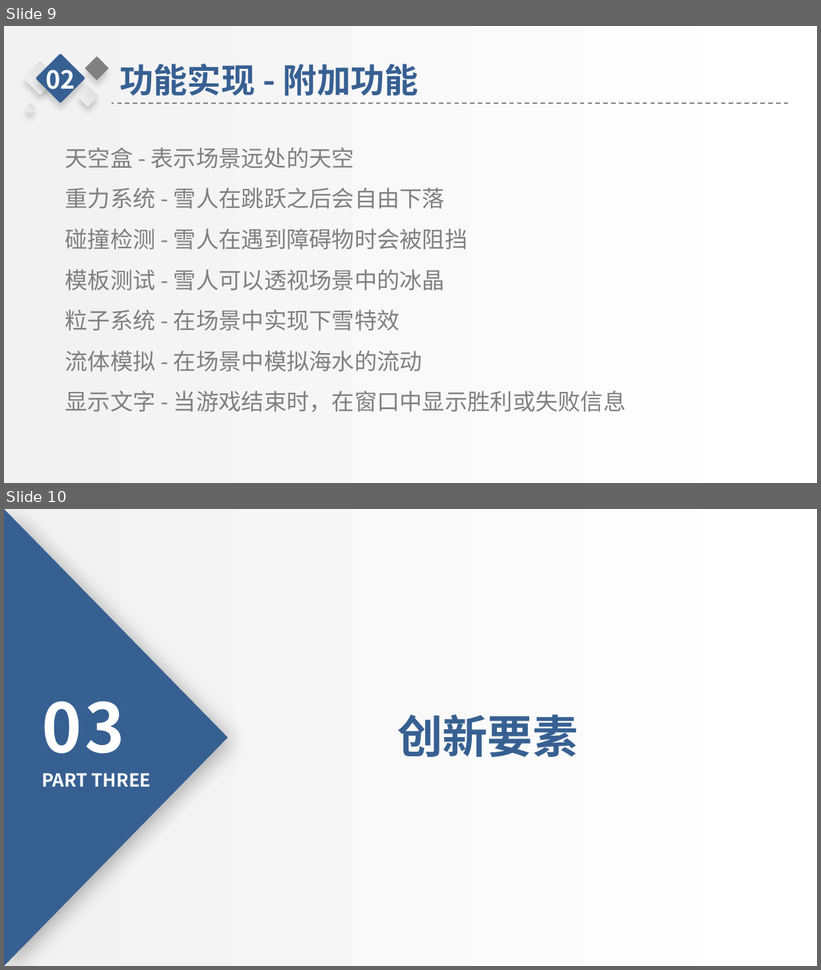
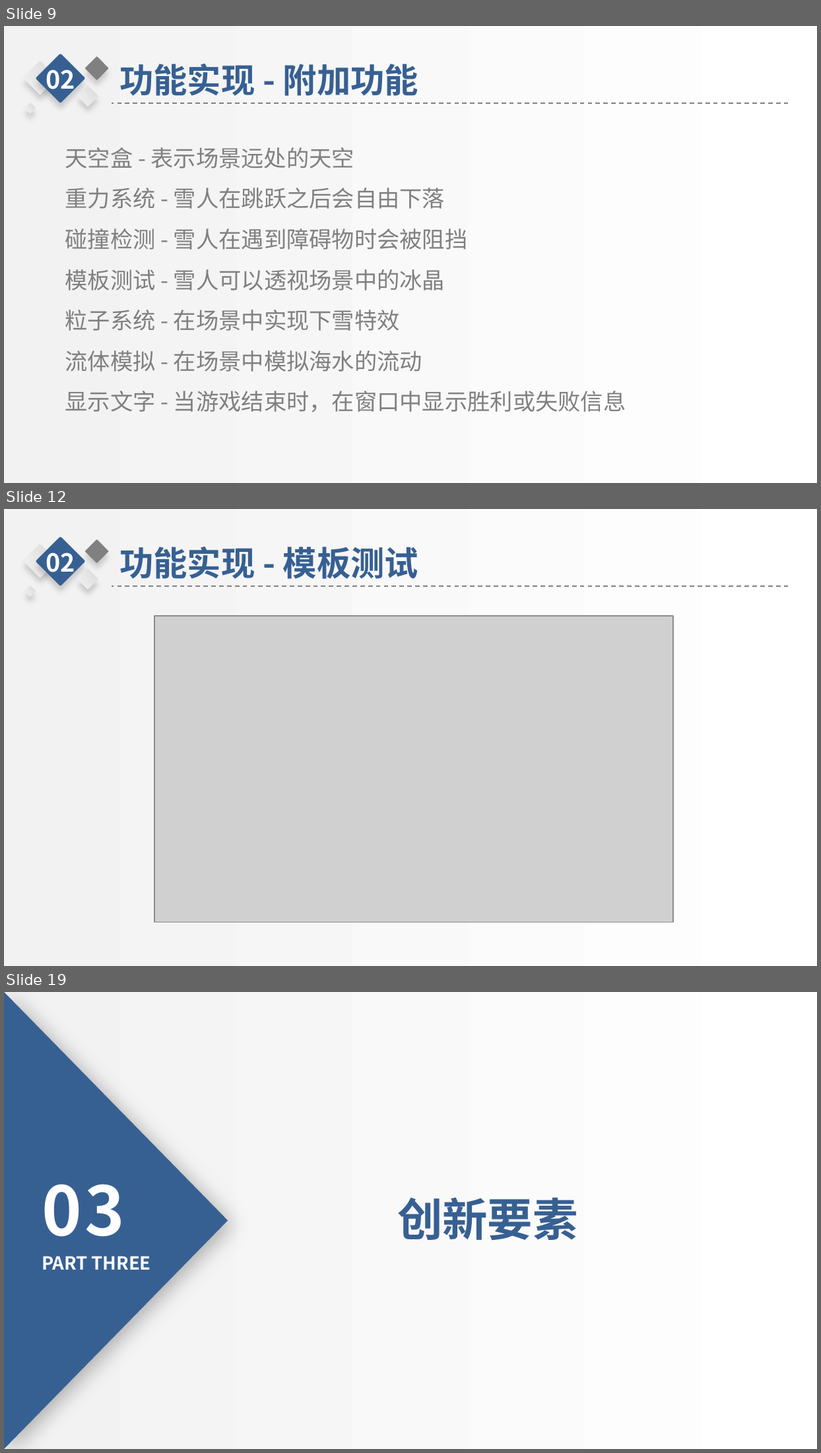
Before and after one commit to sysu-cg/Dashboard, a slide deck: FinalProject_v0/doc/期末展示.pptx. Shown one above the other, each under a label of ours: slides 9 and 10 before the commit, slides 9, 12 and 19 after it; the slides between them are not shown. The pictures are 821x970 and 821x1453 pixels, drawn with LibreOffice and Linux fonts; fonts in the diff are those of the drawing; grey boxes stand for pictures; background and template pictures are left out. Boxes give left, top, right and bottom in pixels: in the first picture for what was removed or moved away, otherwise in the second. Text is boxed around its words. In the diff, an @@ line names an element or a change of style, - is before the commit and + after.

```diff
--- a/FinalProject_v0/doc/期末展示.pptx
+++ b/FinalProject_v0/doc/期末展示.pptx
@@ slide 12 added at (x1=4, y1=509, x2=817, y2=966), background picture (left out); not listed: 1 template element that a slide beside it also shows @@
@@ group added at (x1=24, y1=537, x2=789, y2=597): 5 rounded rectangles, 2 texts, 1 line @@
+功能实现 - 模板测试
+02
@@ picture added at (x1=154, y1=617, x2=673, y2=923) @@
@@ what was slide 10 is now slide 19 @@
```
Also in this commit, not shown: 11 other slides added, 4 other files.
